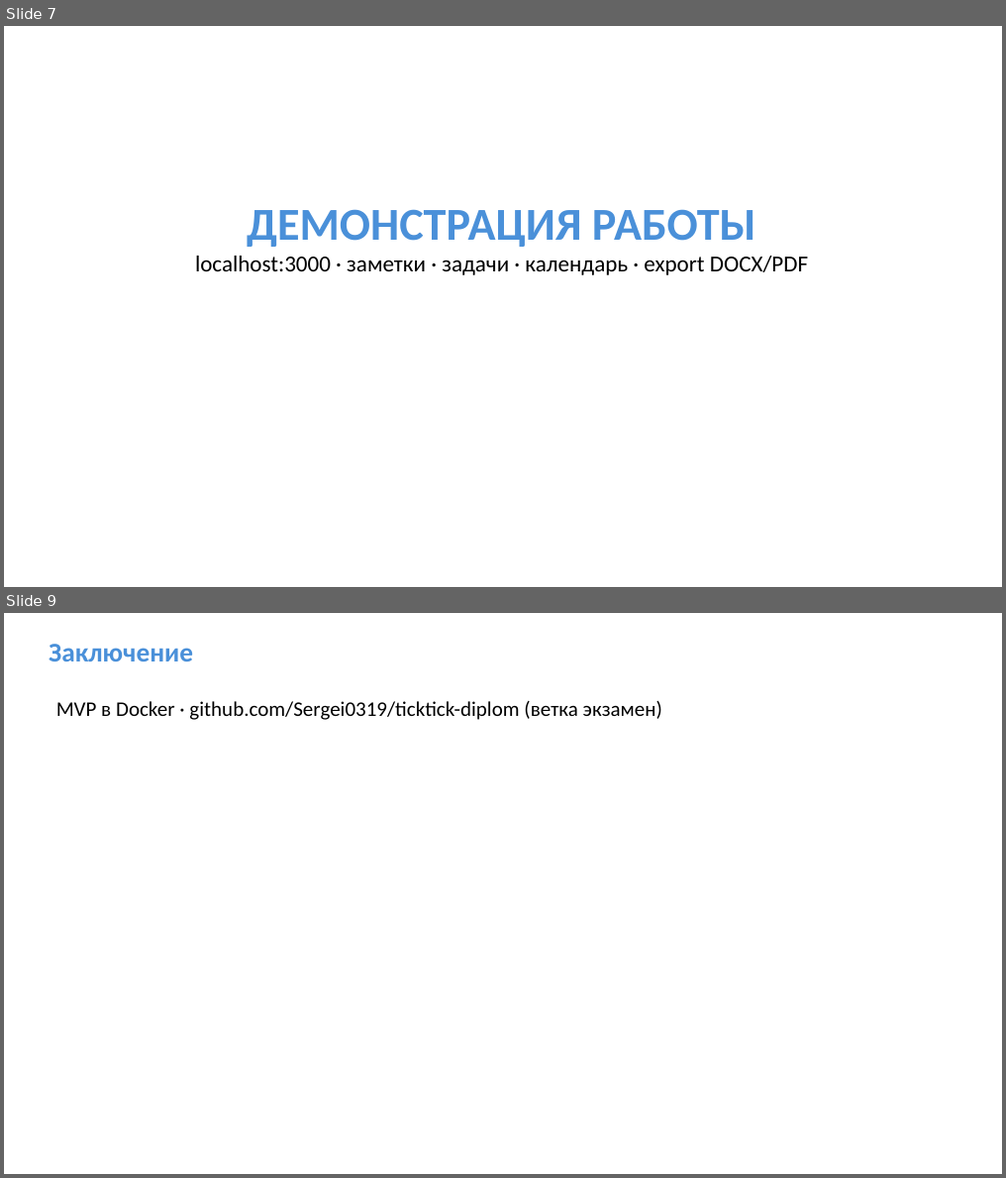
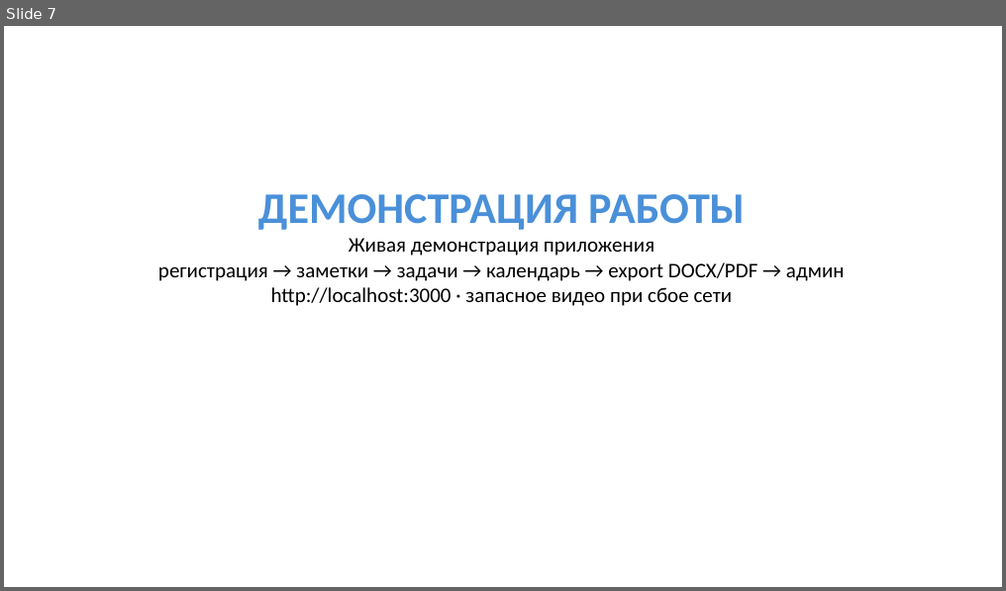
Before and after one commit to Sergei0319/ticktick-diplom, a slide deck: presentation/Презентация_TickTick_диплом.pptx. Shown one above the other, each under a label of ours: slides 7 and 9 before the commit, slide 7 after it; the slides between them are not shown. The pictures are 1006x1178 and 1006x591 pixels, drawn with LibreOffice and Linux fonts; fonts in the diff are those of the drawing. Boxes give left, top, right and bottom in pixels: in the first picture for what was removed or moved away, otherwise in the second. Text is boxed around its words. In the diff, an @@ line names an element or a change of style, - is before the commit and + after.

```diff
--- a/presentation/Презентация_TickTick_диплом.pptx
+++ b/presentation/Презентация_TickTick_диплом.pptx
@@ slide 9 removed at (x1=4, y1=613, x2=1002, y2=1174), background #FFFFFF @@
@@ text removed at (x1=49, y1=644, x2=193, y2=662) @@
-Заключение
@@ text removed at (x1=56, y1=701, x2=662, y2=720) @@
-MVP в Docker · github.com/Sergei0319/ticktick-diplom (ветка экзамен)
@@ slide 7 changed as well @@
@@ text "ДЕМОНСТРАЦИЯ РАБОТЫ" moved from (x1=195, y1=209, x2=808, y2=275) to (x1=158, y1=194, x2=845, y2=306) @@
@@ text at (x1=258, y1=194, x2=745, y2=230): size 44 to 42 pt in "ДЕМОНСТРАЦИЯ РАБОТЫ" @@
@@ text at (x1=158, y1=238, x2=845, y2=306): text changed; size 22 to 20 pt @@
-localhost:3000 · заметки · задачи · календарь · export DOCX/PDF
+Живая демонстрация приложения
+регистрация → заметки → задачи → календарь → export DOCX/PDF → админ
+http://localhost:3000 · запасное видео при сбое сети
```
Also in this commit, not shown: 5 other slides changed, 4 slides added, 3 other slides removed.
